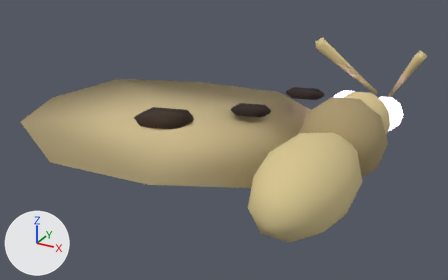
The Blender file assets-src/polilla/polilla.blend, before and after one commit.
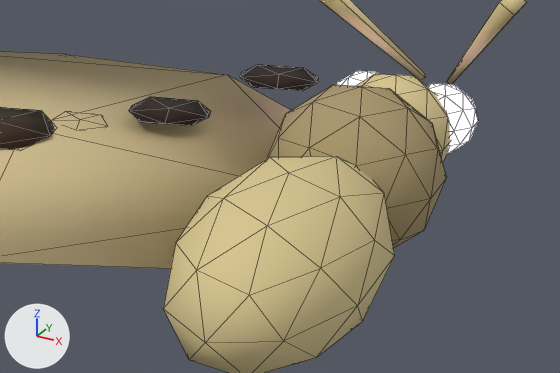
Old and new are each drawn whole from a 50 mm camera at (0.89, -1.98, 1.32) aimed at (-0.64, 0.8, -0.07) and again close up on the part from 37% to 99% of the width and 20% to 86% of the height. Every picture has the same lights, and +X, +Y and +Z are marked at lower left. The older version's two pictures come first. The close-ups show mesh edges as thin lines.

The first close-up shows 'Polilla', 'WingR'.
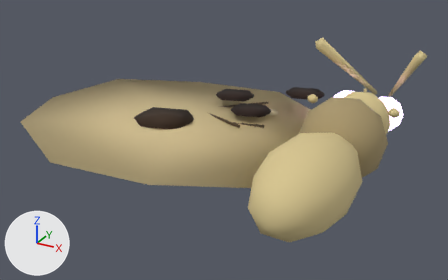
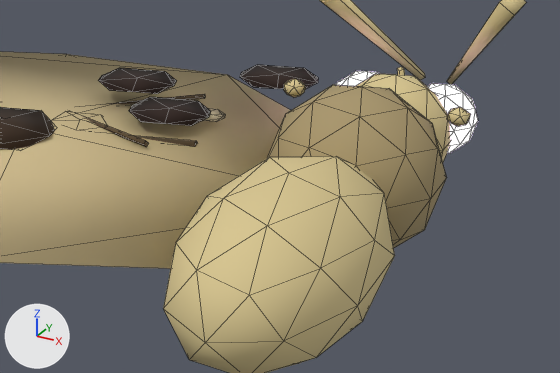
Patch to the scene script:
```diff
--- a/assets-src/polilla/polilla.blend.py
+++ b/assets-src/polilla/polilla.blend.py
@@ mat_vein @@
+mat_vein = principled_material('Vein')
+mat_vein.base_color = (0.102, 0.0648, 0.0296)  # brown #5a4830
+mat_vein.roughness = 0.9
@@ mat_spot_003 @@
+mat_spot_003 = principled_material('Spot.003')
+mat_spot_003.base_color = (0.0232, 0.00913, 0.00518)  # black #2a1810
+mat_spot_003.roughness = 0.9
@@ mat_spot_004 @@
+mat_spot_004 = principled_material('Spot.004')
+mat_spot_004.base_color = (0.0232, 0.00913, 0.00518)  # black #2a1810
+mat_spot_004.roughness = 0.9
@@ me_polilla @@
 # used by ob_polilla; location = (0.0, 0.0, 0.0)
-me_polilla.from_pydata(...)  # 250 vertices, 452 faces; spans x -0.31..0.31, y 0.0..1.66, z -0.21..0.46
+me_polilla.from_pydata(...)  # 282 vertices, 498 faces; spans x -0.31..0.31, y 0.0..1.66, z -0.21..0.46
+# me_polilla part 1: a new loose piece, an icosphere of 20 faces spanning x 0.19..0.25, y 0.993..1.044, z 0.153..0.207, in mat_body (beige #d8c690)
+# me_polilla part 2: a new loose piece, an icosphere of 20 faces spanning x -0.25..-0.19, y 0.993..1.044, z 0.153..0.207, in mat_body (beige #d8c690)
+# me_polilla part 3: the loose piece of 8 vertices spanning x -0.31..-0.03, y 1.21..1.66, z 0.04..0.46 is copied, and the copy is multiplied about its middle by the matrix ((0.254, -0.139, 0.0), (0.122, 0.223, 0.139), (-0.067, -0.122, 0.254)), then moved by (0.17, -0.16, -0.13); it spans x -0.01..0.01, y 1.23..1.32, z 0.03..0.21
 me_polilla.materials.append(mat_body)
@@ me_wingr @@
 # used by ob_wingr; location = (0.0, 0.0, 0.0)
-me_wingr.from_pydata(...)  # 84 vertices, 140 faces; spans x -1.82..0.06, y 0.0..1.42, z -0.04..0.13
+me_wingr.from_pydata(...)  # 168 vertices, 250 faces; spans x -1.82..0.06, y 0.0..1.42, z -0.04..0.13
+# me_wingr part 4: a new loose piece, an icosphere of 20 faces spanning x -0.838..-0.602, y 0.966..1.172, z 0.091..0.109, in mat_spot_003 (black #2a1810)
+# me_wingr part 5: a new loose piece, an icosphere of 20 faces spanning x -0.5457..-0.4143, y 0.9586..1.0598, z 0.0565..0.0635, in mat_wingspot (beige #e8d8b0)
+# me_wingr part 6
+# 36 vertices are added at x -1.16..-0.38, y 0.6..1.17, z -0.03..0.07
+# 30 new faces join them, mat_vein (brown #5a4830)
+# other edits to the shape of me_wingr do not show in these pictures
 me_wingr.materials.append(mat_wing)
@@ me_wingr @@
 me_wingr.materials.append(mat_wingspot)
+me_wingr.materials.append(mat_spot_003)  # black #2a1810
+me_wingr.materials.append(mat_spot_004)  # black #2a1810
+me_wingr.materials.append(mat_vein)  # brown #5a4830
```

Changed parts and their boxes (x1, y1, x2, y2) in the close-ups (560 x 373 px):
part 1 of me_polilla, added: after (447, 107, 471, 127)
part 2 of me_polilla, added: after (284, 79, 305, 97)
part 3 of me_polilla, added: after (397, 67, 405, 75)
part 4 of me_wingr, added: after (98, 68, 177, 94)
part 5 of me_wingr, added: after (202, 108, 225, 122)
part 6 of me_wingr, added: after (83, 94, 205, 147)
